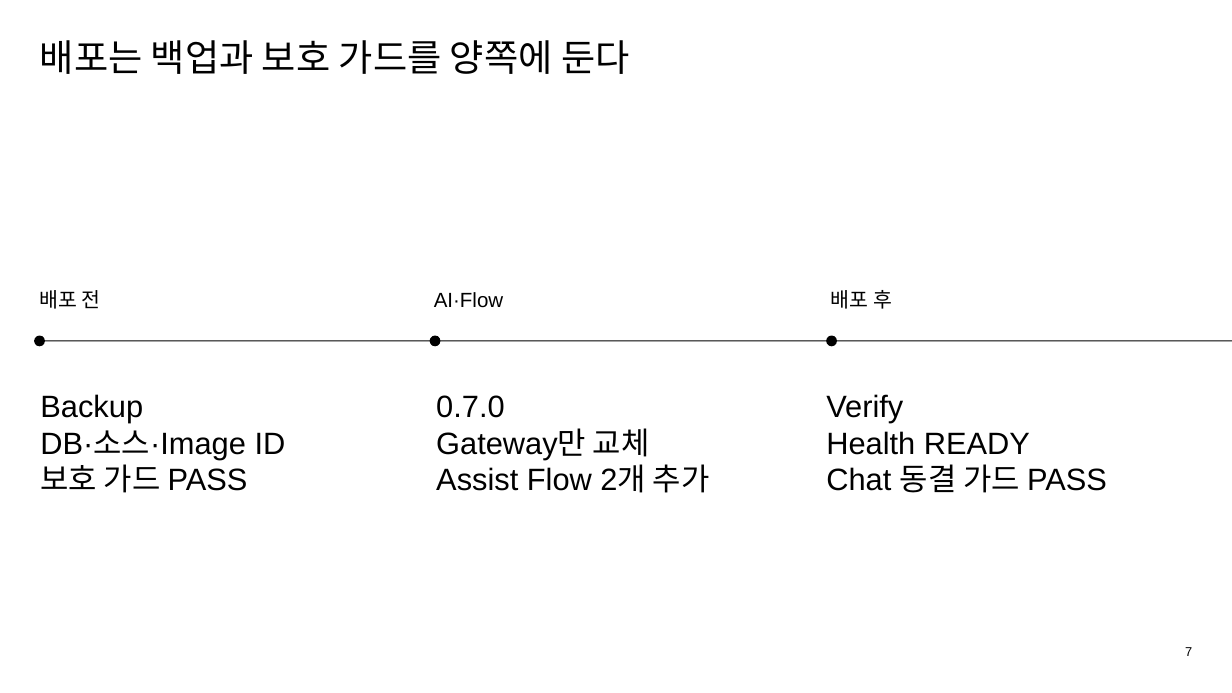
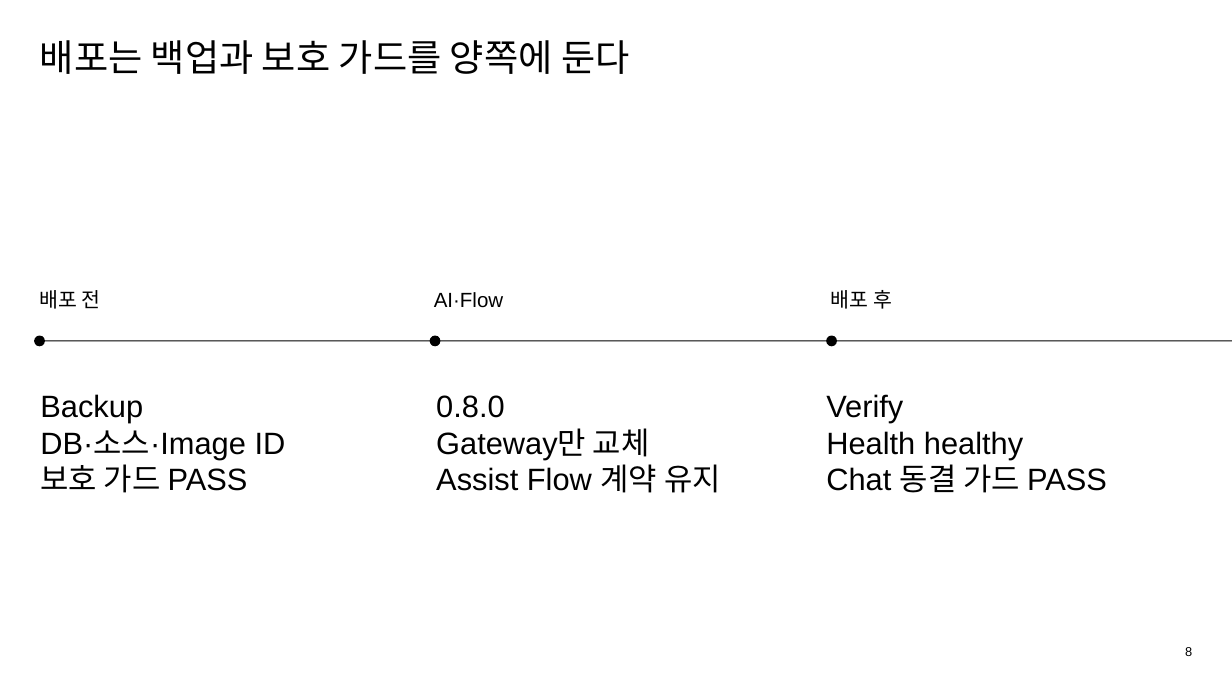
Before and after one commit to ablecloud-team/ablestack-techflow, a slide deck: slide 8 of output/presentation/techflow-assist-multimodal.pptx (slide 7 before the commit). Drawn at 1232x693 pixels with LibreOffice and Linux fonts; fonts in the diff are those of the drawing. Boxes give left, top, right and bottom in pixels: in the first picture for what was removed or moved away, otherwise in the second. Text is boxed around its words. In the diff, an @@ line names an element or a change of style, - is before the commit and + after.

Commit message:
feat: 로그·압축 로그 Assist 증거 처리 보완

```diff
--- a/output/presentation/techflow-assist-multimodal.pptx
+++ b/output/presentation/techflow-assist-multimodal.pptx
@@ text at (x1=436, y1=395, x2=721, y2=493): text changed @@
-0.7.0
-Gateway만 교체
-Assist Flow 2개 추가
+0.8.0
+Gateway만 교체
+Assist Flow 계약 유지
@@ text at (x1=826, y1=431, x2=1107, y2=493): text changed @@
-Health READY
-Chat 동결 가드 PASS
+Health healthy
+Chat 동결 가드 PASS
@@ text at (x1=1185, y1=647, x2=1192, y2=656): text changed @@
-7
+8
```
Also in this commit, not shown: 6 other slides changed, 1 slide added, 26 other files.
